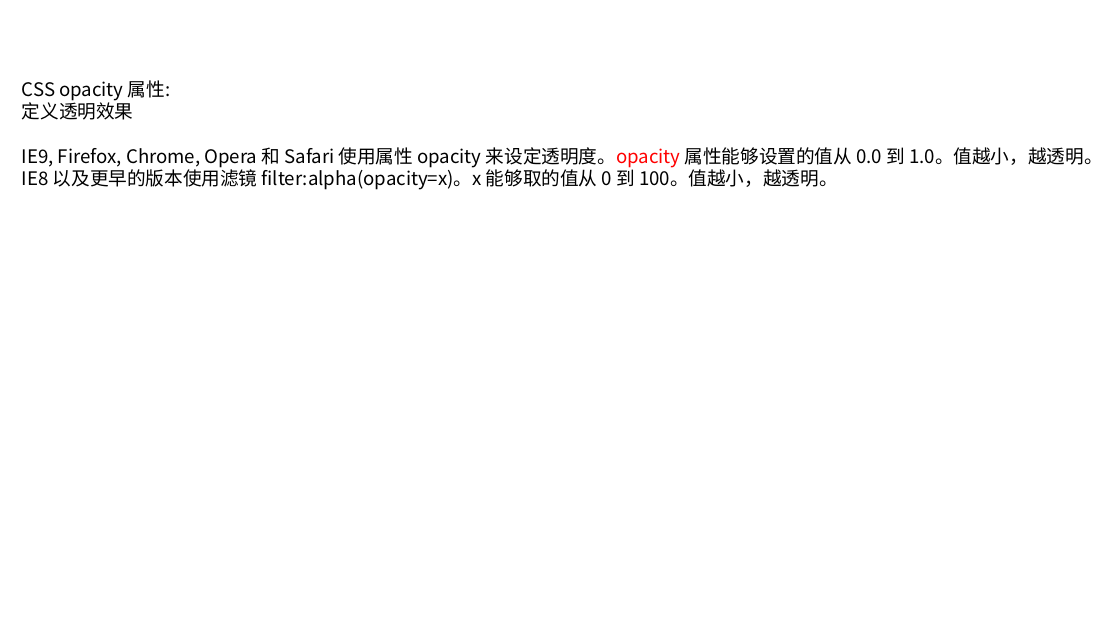
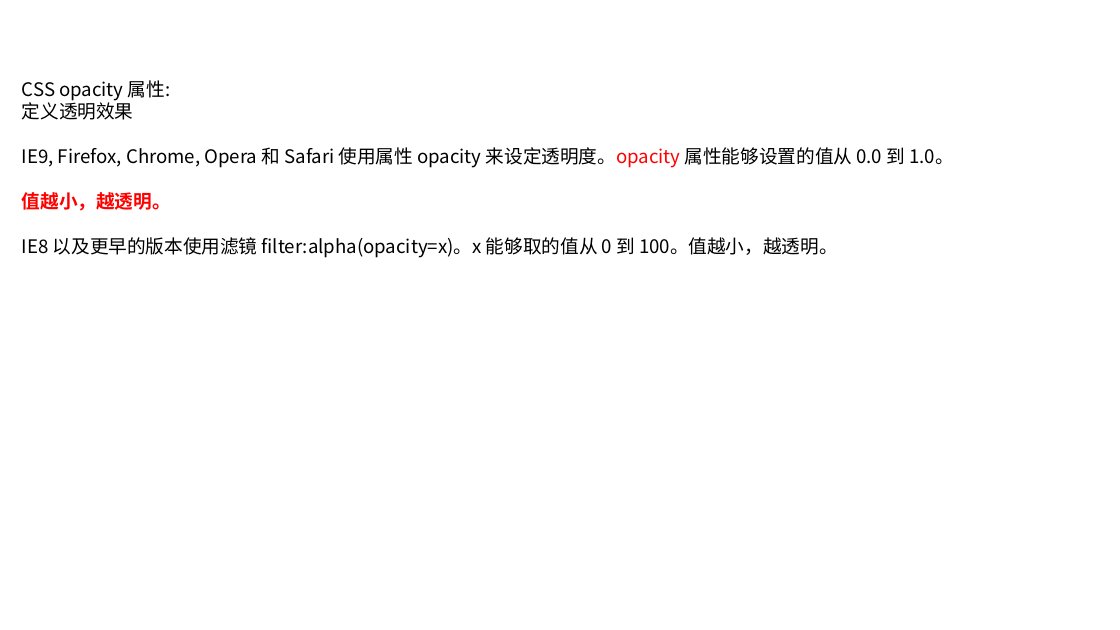
Before and after one commit to linkknown/PPT, a slide deck: slide 23 of 前端PPT/css 简介.pptx (slide 22 before the commit). Drawn at 1120x630 pixels with LibreOffice and Linux fonts; fonts in the diff are those of the drawing; background and template pictures are left out. Boxes give left, top, right and bottom in pixels: in the first picture for what was removed or moved away, otherwise in the second. Text is boxed around its words. In the diff, an @@ line names an element or a change of style, - is before the commit and + after.

```diff
--- a/前端PPT/css 简介.pptx
+++ b/前端PPT/css 简介.pptx
@@ text at (22,147,953,211): text changed @@
-IE9, Firefox, Chrome, Opera 和 Safari 使用属性 opacity 来设定透明度。opacity 属性能够设置的值从 0.0 到 1.0。值越小，越透明。
+IE9, Firefox, Chrome, Opera 和 Safari 使用属性 opacity 来设定透明度。opacity 属性能够设置的值从 0.0 到 1.0。
+值越小，越透明。
```
Also in this commit, not shown: 10 other slides changed, 1 slide added.
